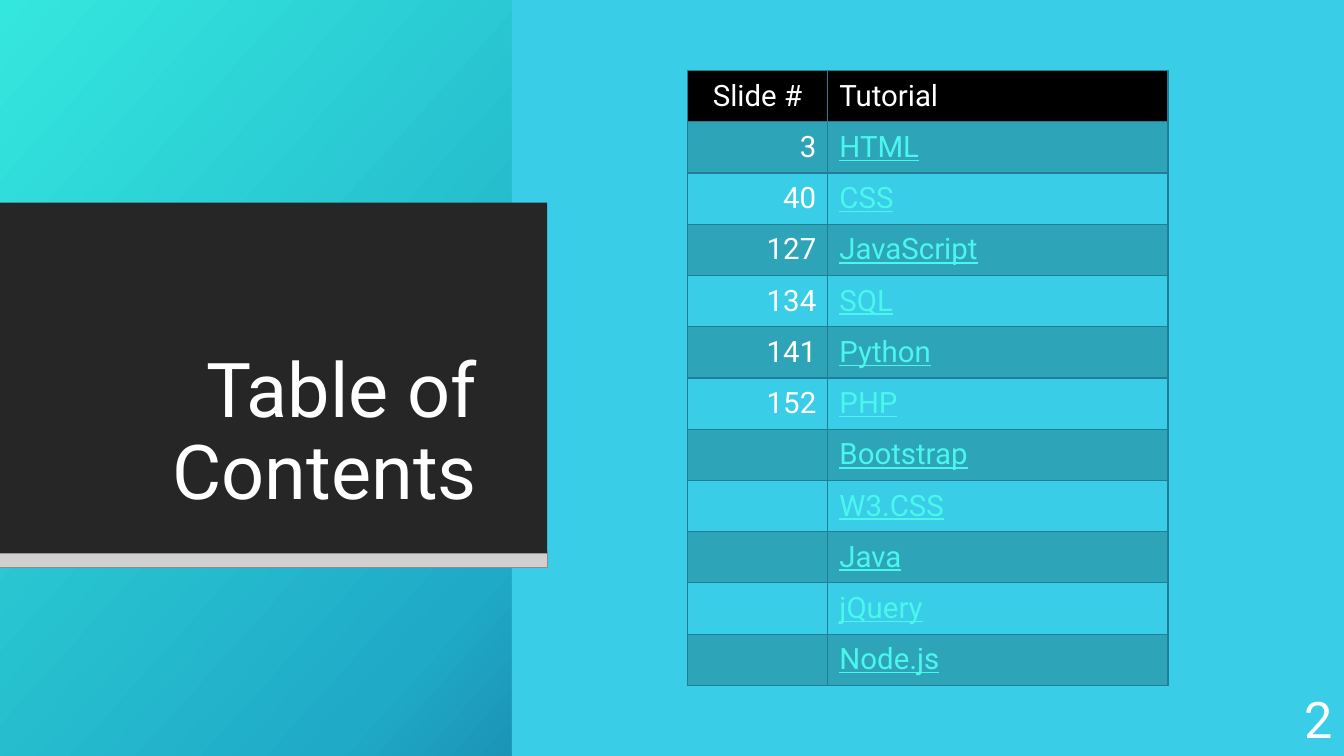
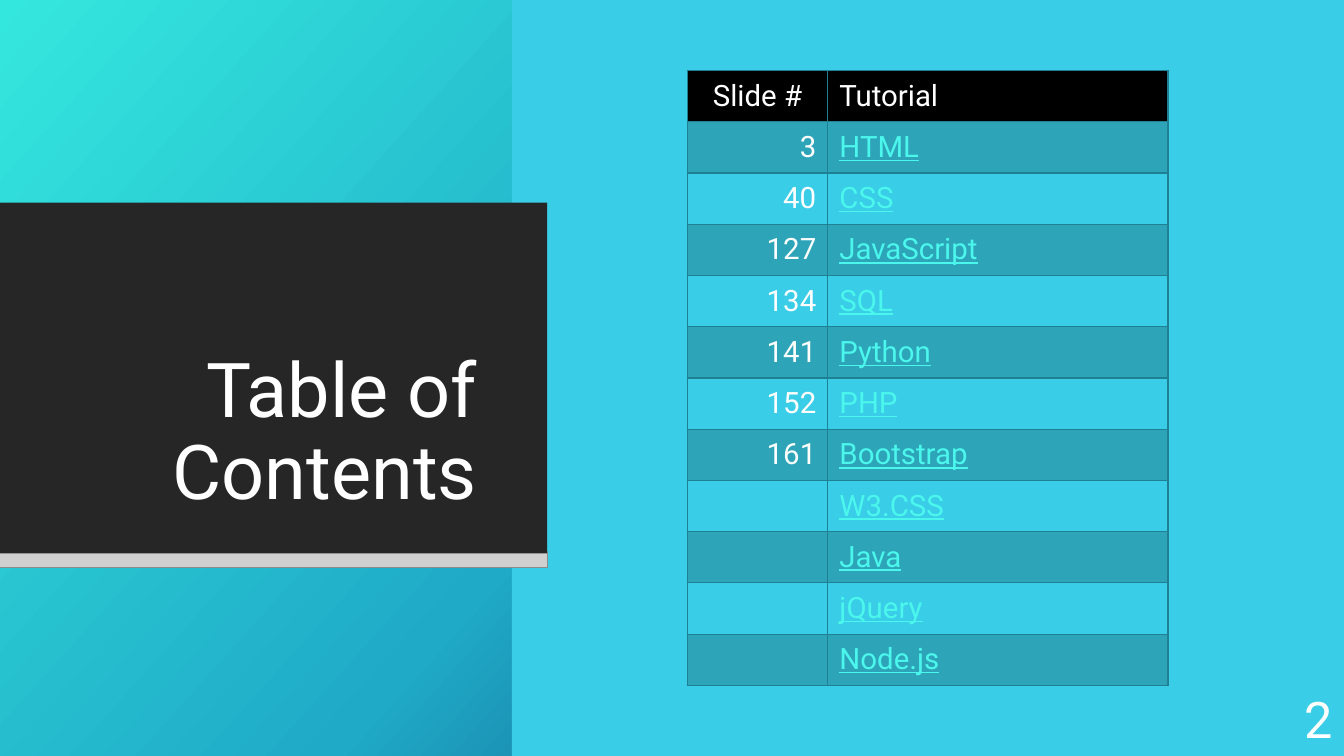
Before and after one commit to KurtAbraham/CS451, a slide deck: slide 2 of CS 451-KAbraham-Internet Technologies Tutorials.pptx. Drawn at 1344x756 pixels with LibreOffice and Linux fonts; fonts in the diff are those of the drawing; grey boxes stand for pictures; background and template pictures are left out. Boxes give left, top, right and bottom in pixels: in the first picture for what was removed or moved away, otherwise in the second. Text is boxed around its words. In the diff, an @@ line names an element or a change of style, - is before the commit and + after.

```diff
--- a/CS 451-KAbraham-Internet Technologies Tutorials.pptx
+++ b/CS 451-KAbraham-Internet Technologies Tutorials.pptx
@@ table at <box>688,71,1170,686</box> @@
-row 8, column 1: 
+row 8, column 1: 161
```
Also in this commit, not shown: 1 other slide changed, 8 slides added.
